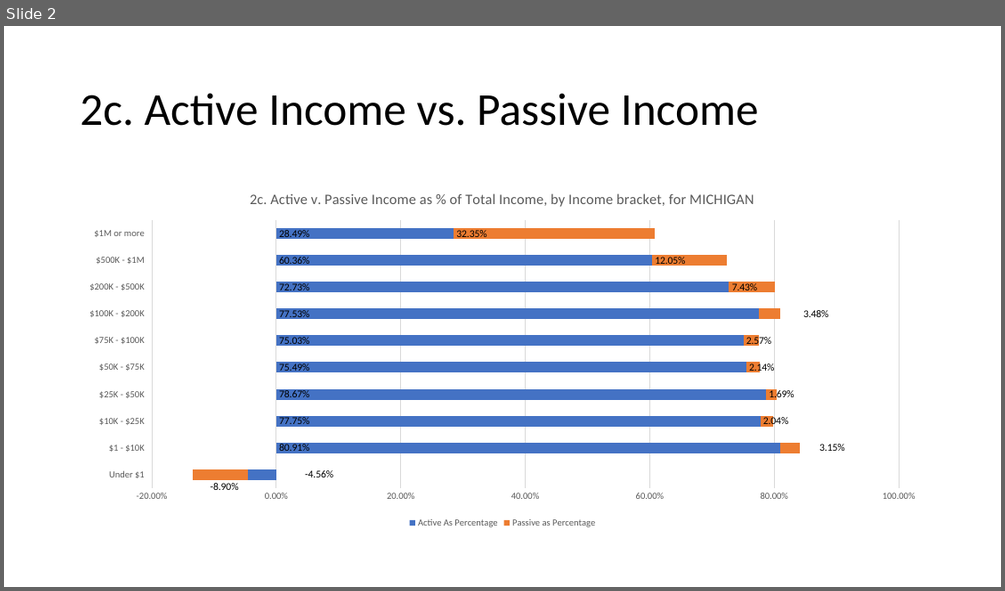
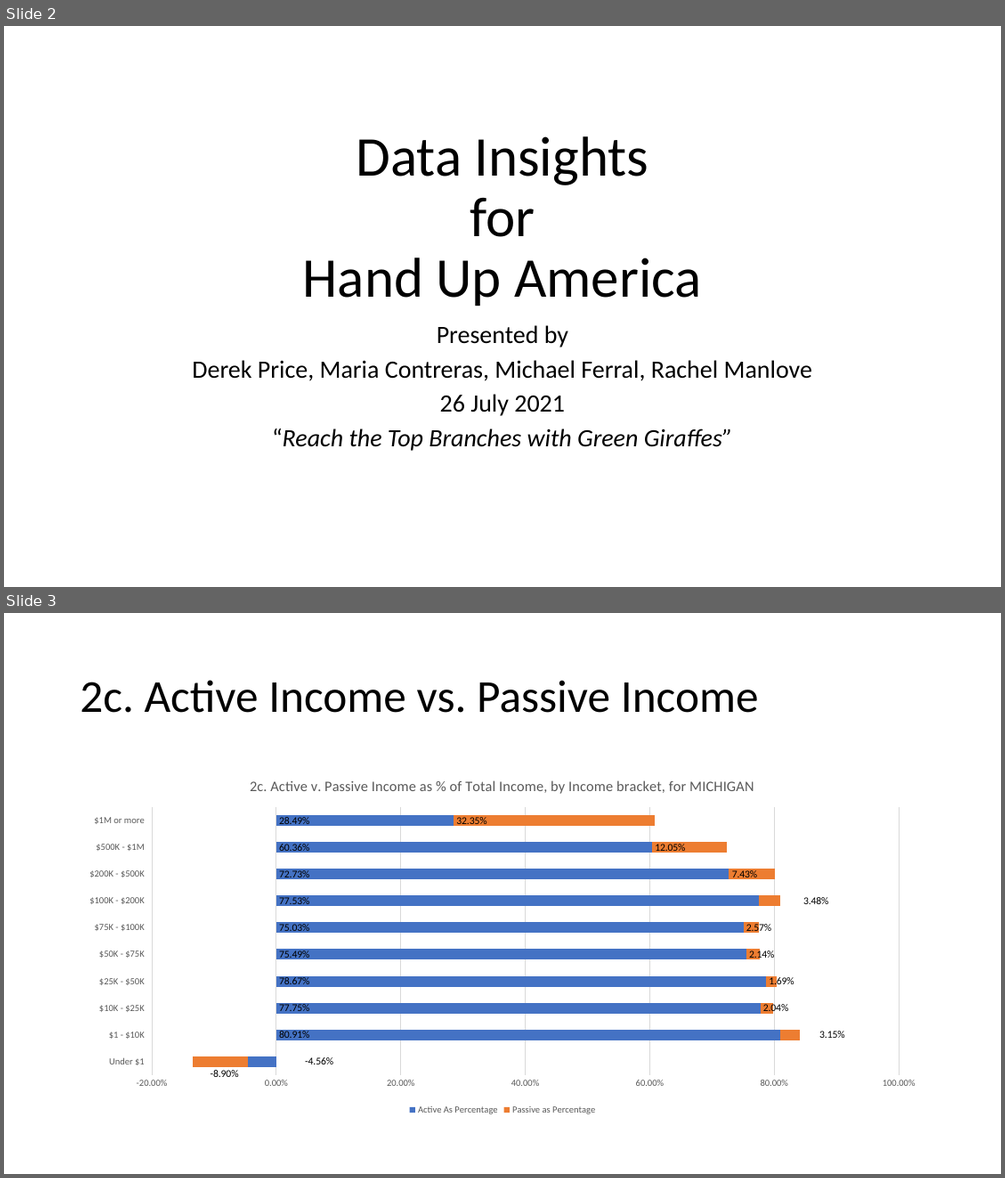
Before and after one commit to meferral/low-income-and-elderly-assist-green-giraffes, a slide deck: presentation files/Derek's PPT - linked to excel.pptx. Shown one above the other, each under a label of ours: slide 2 before the commit, slides 2 and 3 after it. The pictures are 1005x591 and 1005x1178 pixels, drawn with LibreOffice and Linux fonts; fonts in the diff are those of the drawing; background and template pictures are left out. Boxes give left, top, right and bottom in pixels: in the first picture for what was removed or moved away, otherwise in the second. Text is boxed around its words. In the diff, an @@ line names an element or a change of style, - is before the commit and + after.

```diff
--- a/presentation files/Derek's PPT - linked to excel.pptx
+++ b/presentation files/Derek's PPT - linked to excel.pptx
@@ slide 2 added at box(4, 26, 1001, 587), background picture (left out) @@
@@ title added at box(303, 136, 702, 305), 54 pt, text #000000 @@
+Data Insights
+for
+Hand Up America
@@ subtitle added at box(192, 325, 812, 451), 24 pt, text #000000 @@
+Presented by
+Derek Price, Maria Contreras, Michael Ferral, Rachel Manlove
+26 July 2021
+“Reach the Top Branches with Green Giraffes”
@@ what was slide 2 is now slide 3 @@
```
Also in this commit, not shown: 1 other file.
